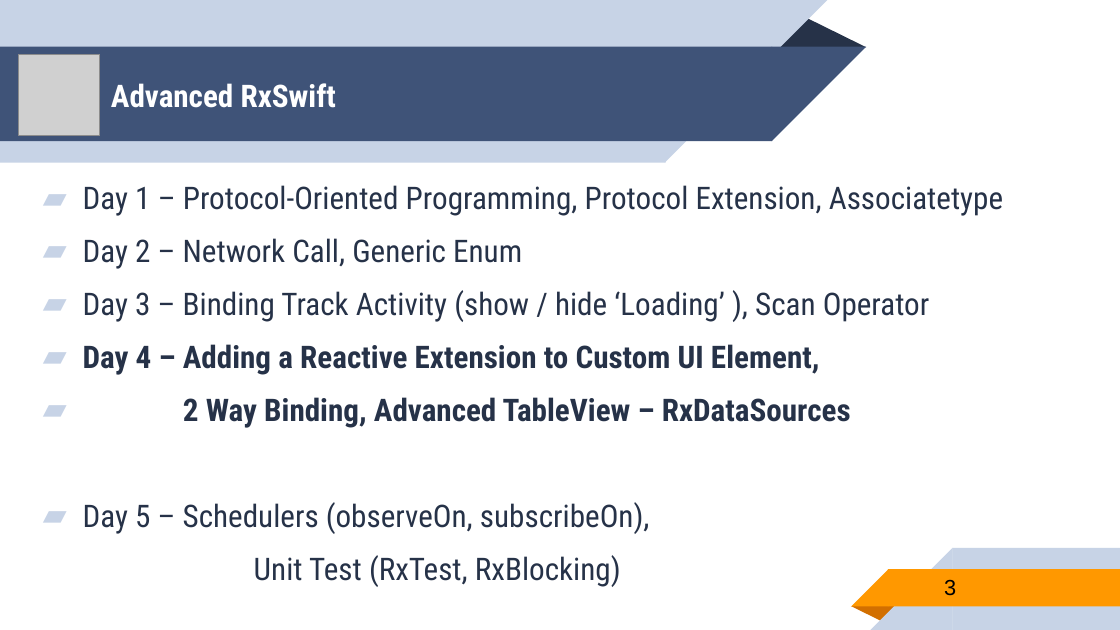
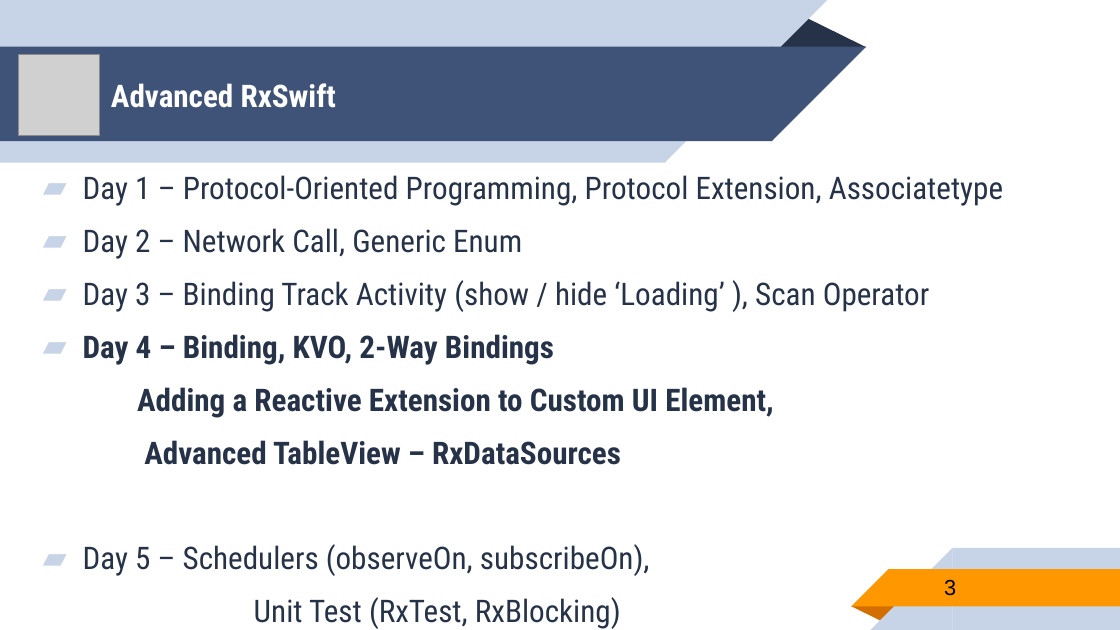
Before and after one commit to younghwankim/RxSwiftClass, a slide deck: slide 3 of AdvancedRxSwift/day4/AdvancedRxSwift4.pptx. Drawn at 1120x630 pixels with LibreOffice and Linux fonts; fonts in the diff are those of the drawing; grey boxes stand for pictures. Boxes give left, top, right and bottom in pixels: in the first picture for what was removed or moved away, otherwise in the second. Text is boxed around its words. In the diff, an @@ line names an element or a change of style, - is before the commit and + after.

Commit message:
Advanced RxSwift - more contents in day4, binding

```diff
--- a/AdvancedRxSwift/day4/AdvancedRxSwift4.pptx
+++ b/AdvancedRxSwift/day4/AdvancedRxSwift4.pptx
@@ text "Day 1 – Protocol-Oriented Programming, ...": place and size @@
-text "Day 1 – Protocol-Oriented Programming, ..." at <box>83,185,1003,587</box>
+text "Day 1 – Protocol-Oriented Programming, ..." at <box>83,175,1003,629</box>
@@ text at <box>83,334,774,465</box>: text changed @@
-▰ Day 4 – Adding a Reactive Extension to Custom UI Element,
-▰ 2 Way Binding, Advanced TableView – RxDataSources
+▰ Day 4 – Binding, KVO, 2-Way Bindings
+  Adding a Reactive Extension to Custom UI Element,
+  Advanced TableView – RxDataSources
```
Also in this commit, not shown: 3 other slides changed, 7 slides added, 5 other files.
